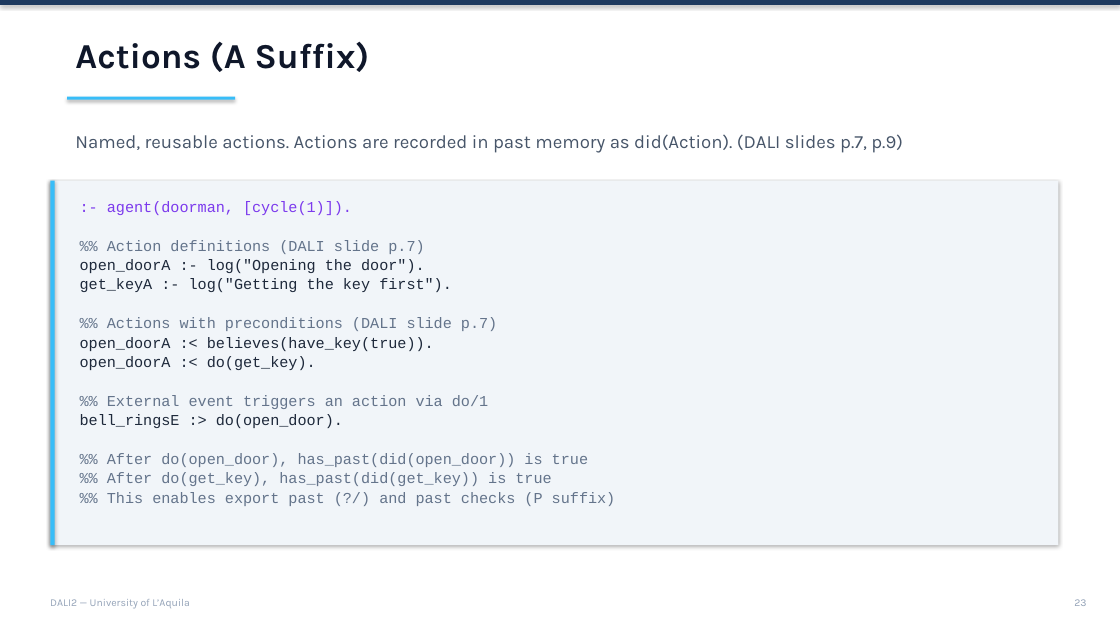
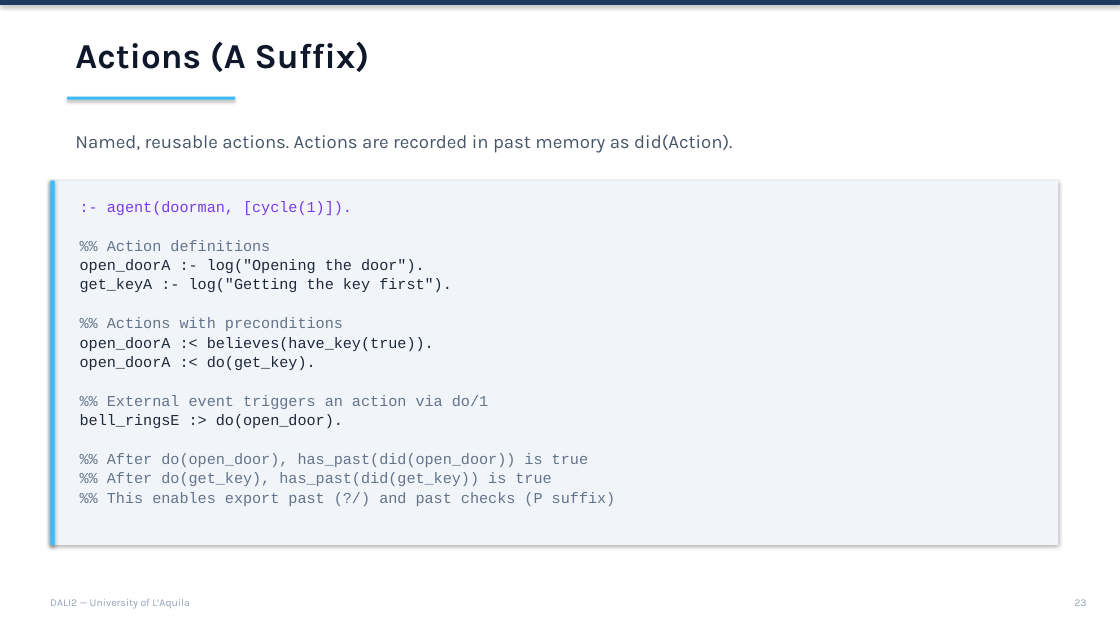
Before and after one commit to AAAI-DISIM-UnivAQ/DALI2, a slide deck: slide 23 of slides/Slides.pptx. Drawn at 1120x630 pixels with LibreOffice and Linux fonts; fonts in the diff are those of the drawing. Boxes give left, top, right and bottom in pixels: in the first picture for what was removed or moved away, otherwise in the second. Text is boxed around its words. In the diff, an @@ line names an element or a change of style, - is before the commit and + after.

```diff
--- a/slides/Slides.pptx
+++ b/slides/Slides.pptx
@@ text at [75, 134, 732, 153]: text changed @@
-Named, reusable actions. Actions are recorded in past memory as did(Action). (DALI slides p.7, p.9)
+Named, reusable actions. Actions are recorded in past memory as did(Action).
@@ text at [107, 240, 270, 251]: text changed @@
-%% Action definitions (DALI slide p.7)
+%% Action definitions
@@ text at [107, 317, 343, 331]: text changed @@
-%% Actions with preconditions (DALI slide p.7)
+%% Actions with preconditions
```
Also in this commit, not shown: 19 other slides changed, 6 other files.
